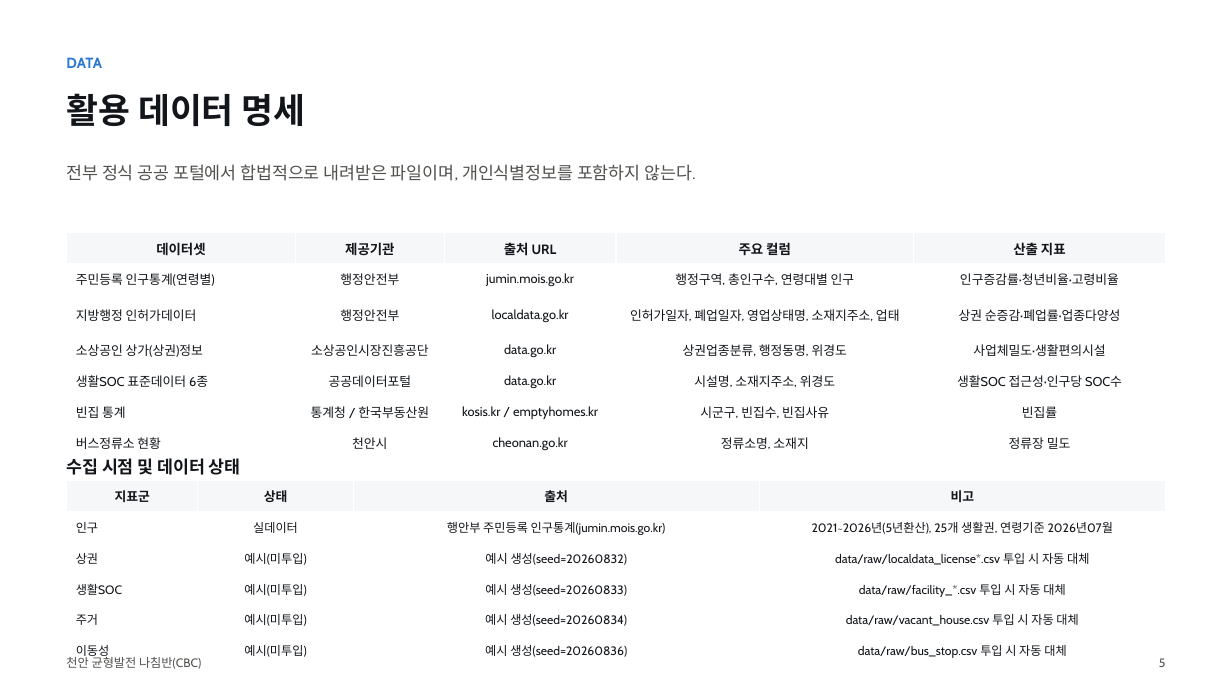
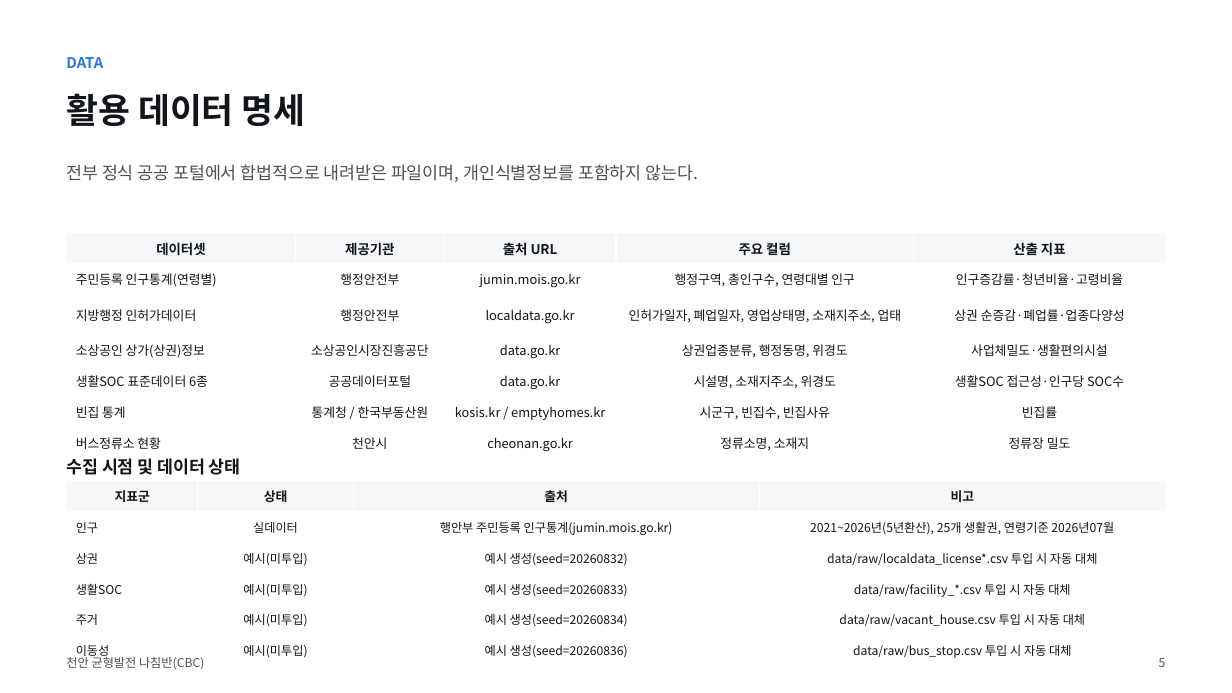
Before and after one commit to BioCode67/2026-AI-, a slide deck: slide 6 of deliverables/기획서_천안균형발전나침반_CBC.pptx. Drawn at 1232x693 pixels with LibreOffice and Linux fonts; fonts in the diff are those of the drawing. Boxes give left, top, right and bottom in pixels: in the first picture for what was removed or moved away, otherwise in the second. Text is boxed around its words. In the diff, an @@ line names an element or a change of style, - is before the commit and + after.

```diff
--- a/deliverables/기획서_천안균형발전나침반_CBC.pptx
+++ b/deliverables/기획서_천안균형발전나침반_CBC.pptx
@@ table at bbox=[67, 233, 1166, 455] @@
@@ font Cabin to Noto Sans CJK KR @@
@@ table at bbox=[67, 481, 1166, 666] @@
@@ font Cabin to Noto Sans CJK KR @@
@@ font Cabin to Noto Sans CJK KR in 5 elements at bbox=[66, 57, 103, 68], bbox=[66, 164, 698, 182], bbox=[66, 458, 241, 475], bbox=[66, 655, 204, 669], bbox=[1159, 658, 1166, 667] @@
```
Also in this commit, not shown: 20 other slides changed, 8 other files.
